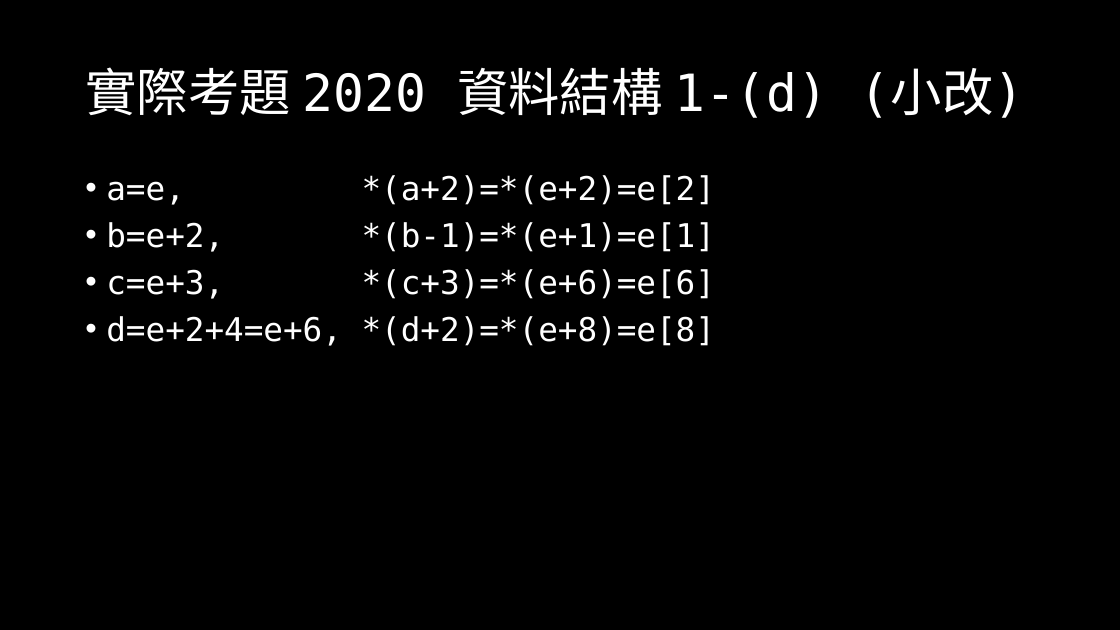
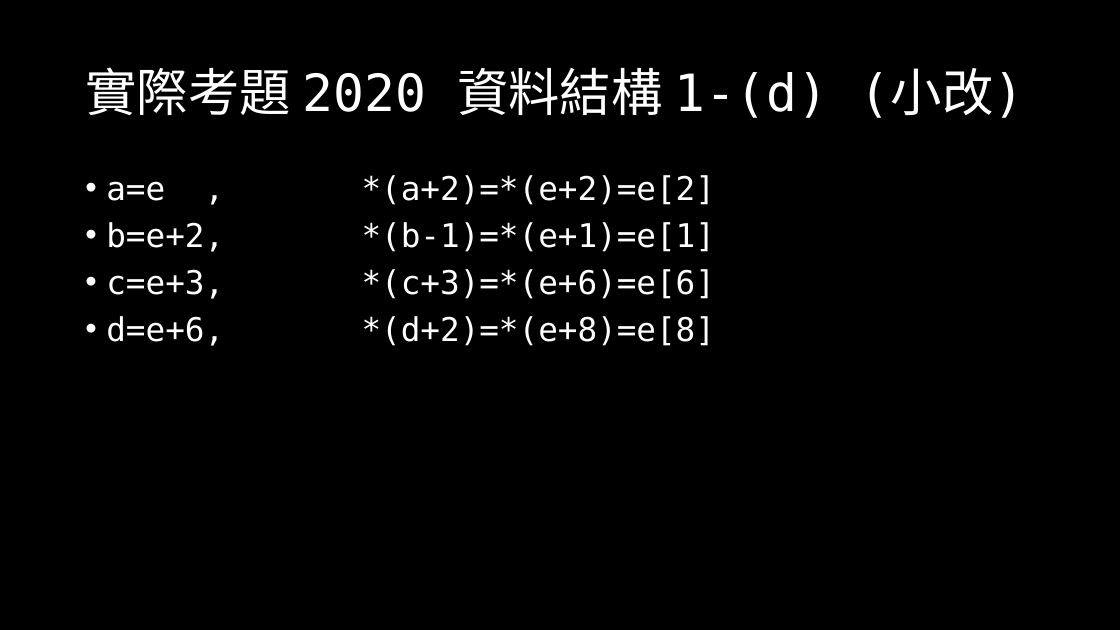
Before and after one commit to OEmiliatanO/those_c_prog_didnt_teach, a slide deck: slide 66 of Ch2/Ch2-pointer & array.pptx. Drawn at 1120x630 pixels with LibreOffice and Linux fonts; fonts in the diff are those of the drawing. Boxes give left, top, right and bottom in pixels: in the first picture for what was removed or moved away, otherwise in the second. Text is boxed around its words. In the diff, an @@ line names an element or a change of style, - is before the commit and + after.

```diff
--- a/Ch2/Ch2-pointer & array.pptx
+++ b/Ch2/Ch2-pointer & array.pptx
@@ text at [106,175,715,205]: spaces changed @@
-• a=e, *(a+2)=*(e+2)=e[2]
+• a=e , *(a+2)=*(e+2)=e[2]
@@ text at [362,269,715,346]: text changed @@
-• d=e+2+4=e+6, *(d+2)=*(e+8)=e[8]
+• d=e+6, *(d+2)=*(e+8)=e[8]
```
Also in this commit, not shown: 6 other slides changed, 1 slide added, 4 slides removed, 5 other files.
